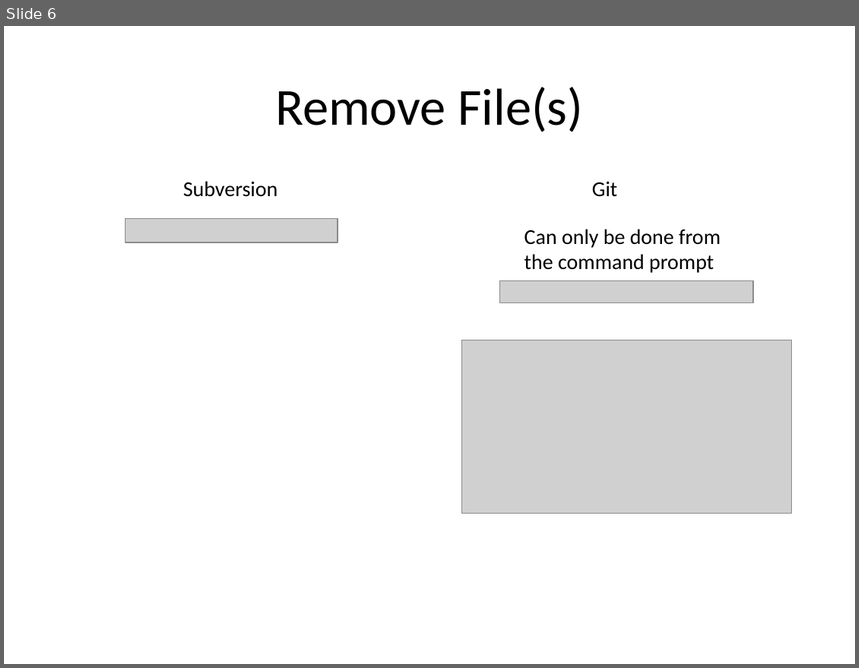
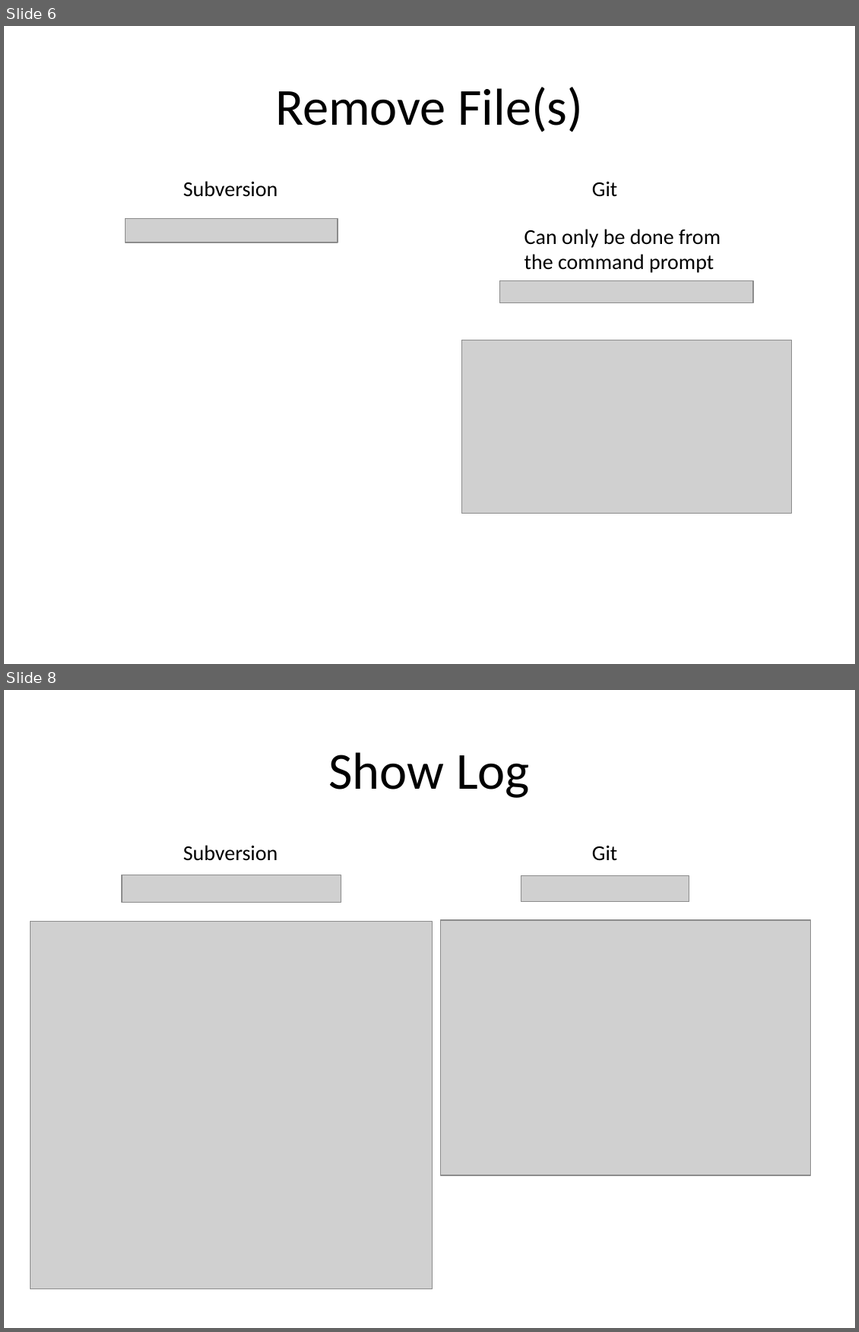
Before and after one commit to AndrewLWood/Testing, a slide deck: Git Presentation.pptx. Shown one above the other, each under a label of ours: slide 6 before the commit, slides 6 and 8 after it; the slides between them are not shown. The pictures are 859x668 and 859x1332 pixels, drawn with LibreOffice and Linux fonts; fonts in the diff are those of the drawing; grey boxes stand for pictures; background and template pictures are left out. Boxes give left, top, right and bottom in pixels: in the first picture for what was removed or moved away, otherwise in the second. Text is boxed around its words. In the diff, an @@ line names an element or a change of style, - is before the commit and + after.

```diff
--- a/Git Presentation.pptx
+++ b/Git Presentation.pptx
@@ slide 8 added at [4, 690, 855, 1328], background picture (left out) @@
@@ title added at [329, 752, 530, 798], 44 pt, text #000000 @@
+Show Log
@@ text added at [183, 845, 278, 861], 18 pt, text #000000 @@
+Subversion
@@ text added at [592, 845, 617, 861], 18 pt, text #000000 @@
+Git
@@ picture added at [122, 875, 340, 903] @@
@@ picture added at [521, 876, 690, 902] @@
@@ picture added at [31, 922, 433, 1289] @@
@@ picture added at [441, 921, 811, 1176] @@
```
Also in this commit, not shown: 2 slides changed, 1 other slide added.
